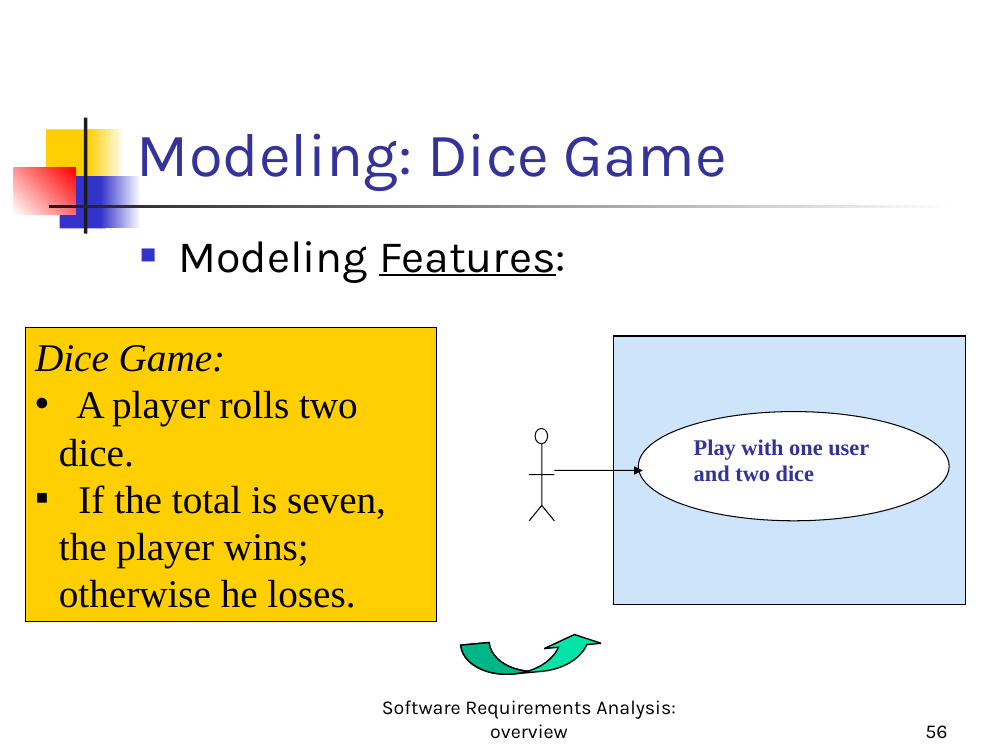
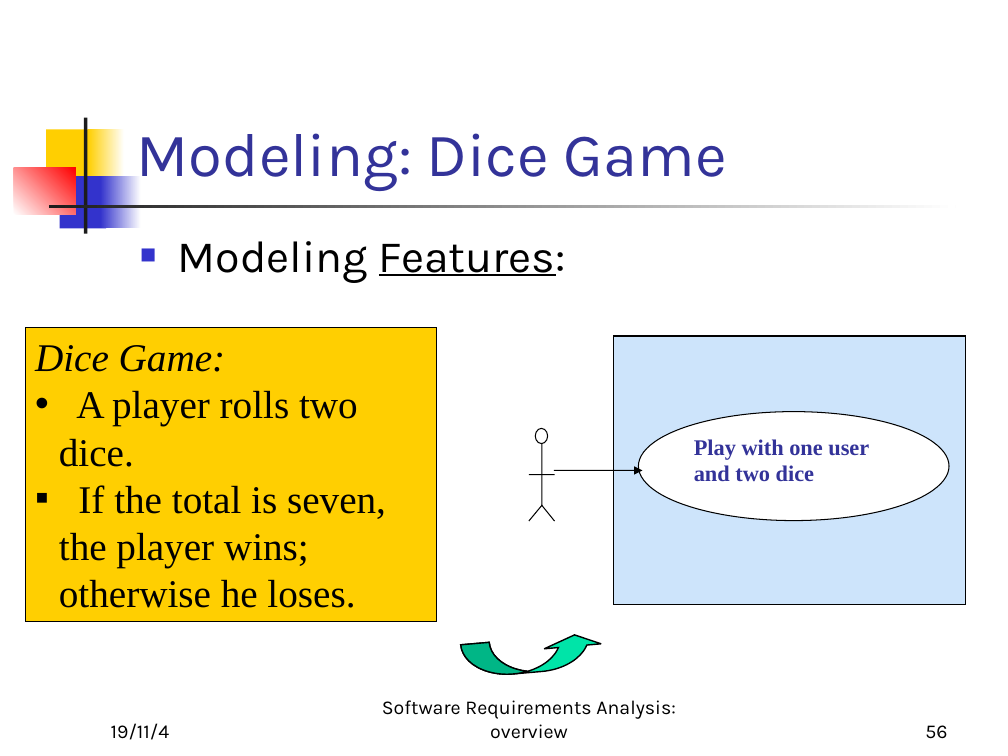
Before and after one commit to Cabbage-Cat/Courses, a slide deck: slide 56 of Software Requirements Analysis/Week1/week1.ppt. Drawn at 1008x756 pixels with LibreOffice and Linux fonts; fonts in the diff are those of the drawing. Boxes give left, top, right and bottom in pixels: in the first picture for what was removed or moved away, otherwise in the second. Text is boxed around its words. In the diff, an @@ line names an element or a change of style, - is before the commit and + after.

```diff
--- a/Software Requirements Analysis/Week1/week1.ppt
+++ b/Software Requirements Analysis/Week1/week1.ppt
@@ text "Modeling Features:" at [178,241,566,283]: indent changed @@
@@ text added at [111,723,170,740], 14 pt, text #000000 @@
+19/11/4
```
Also in this commit, not shown: 56 other slides changed, 5 other files.
